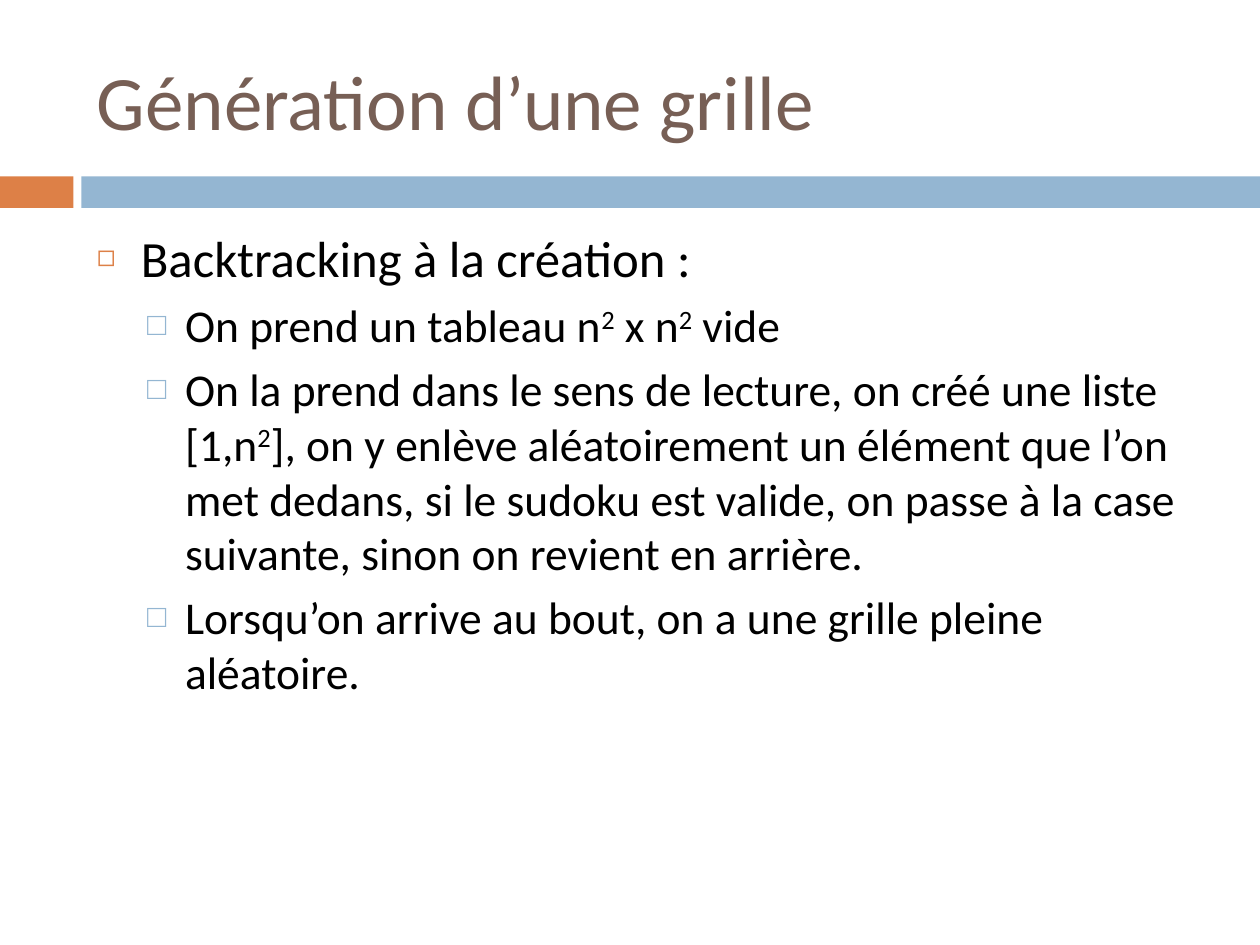
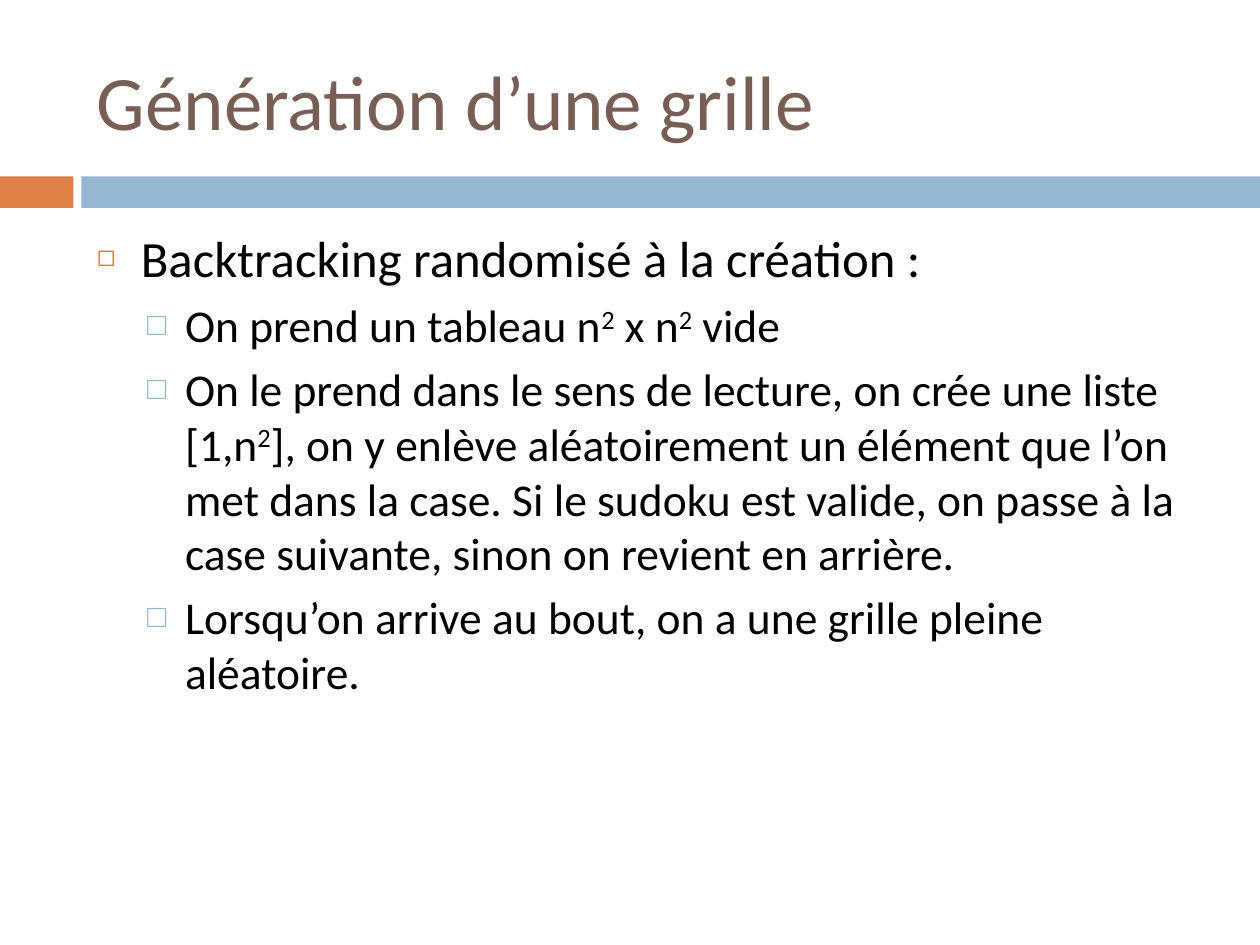
Before and after one commit to arantes555/Sudoku, a slide deck: slide 8 of projet inf.pptx. Drawn at 1260x945 pixels with LibreOffice and Linux fonts; fonts in the diff are those of the drawing. Boxes give left, top, right and bottom in pixels: in the first picture for what was removed or moved away, otherwise in the second. Text is boxed around its words. In the diff, an @@ line names an element or a change of style, - is before the commit and + after.

```diff
--- a/projet inf.pptx
+++ b/projet inf.pptx
@@ text at <box>141,241,895,286</box>: text changed @@
-◻ Backtracking à la création :
+◻ Backtracking randomisé à la création :
@@ text at <box>185,374,1174,576</box>: text changed @@
-  □ On la prend dans le sens de lecture, on créé une liste [1,n2], on y enlève aléatoirement un élément que l’on met dedans, si le sudoku est valide, on passe à la case suivante, sinon on revient en arrière.
+  □ On le prend dans le sens de lecture, on crée une liste [1,n2], on y enlève aléatoirement un élément que l’on met dans la case. Si le sudoku est valide, on passe à la case suivante, sinon on revient en arrière.
```
Also in this commit, not shown: 3 other slides changed.
